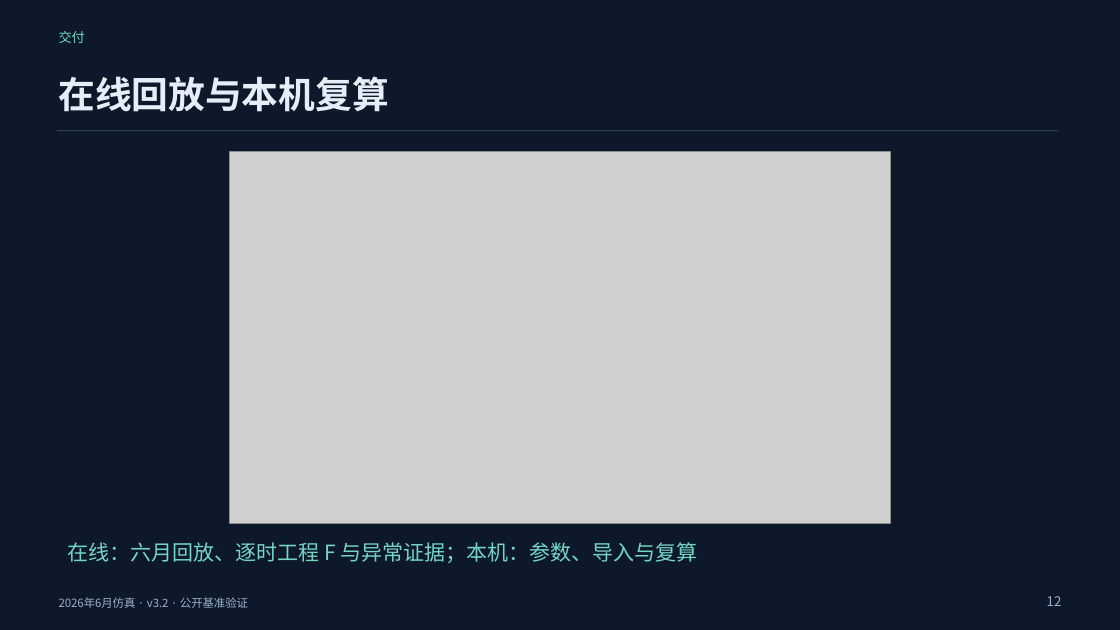
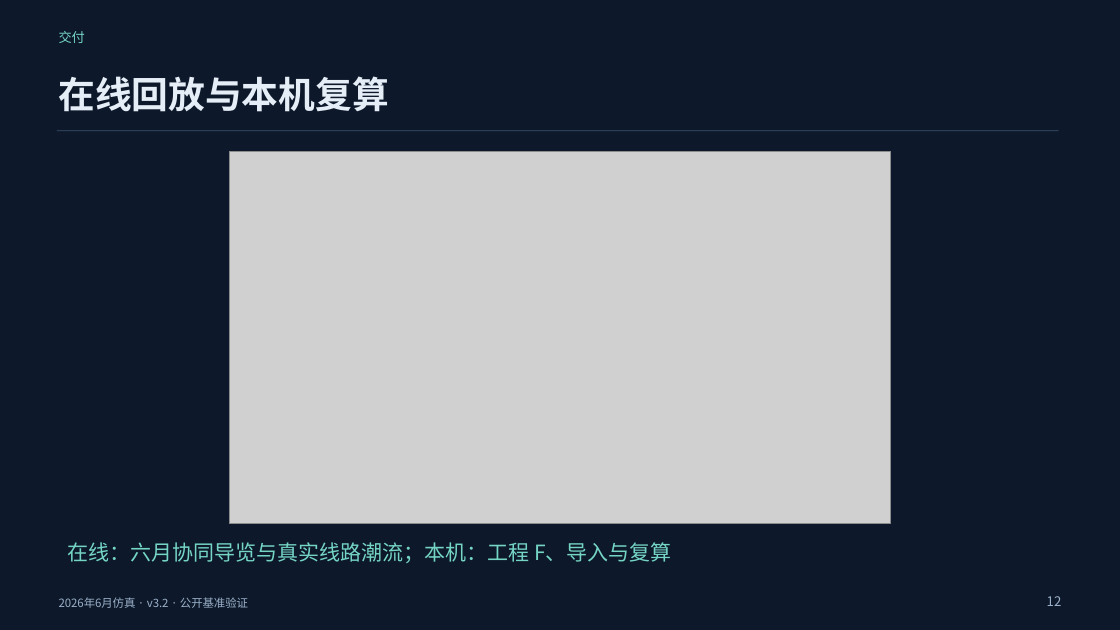
Before and after one commit to jinyh/energy-campus, a slide deck: slide 12 of downloads/energy-campus-v3.2.pptx. Drawn at 1120x630 pixels with LibreOffice and Linux fonts; fonts in the diff are those of the drawing; grey boxes stand for pictures. Boxes give left, top, right and bottom in pixels: in the first picture for what was removed or moved away, otherwise in the second. Text is boxed around its words. In the diff, an @@ line names an element or a change of style, - is before the commit and + after.

```diff
--- a/downloads/energy-campus-v3.2.pptx
+++ b/downloads/energy-campus-v3.2.pptx
@@ text at [67, 542, 672, 563]: text changed @@
-在线：六月回放、逐时工程 F 与异常证据；本机：参数、导入与复算
+在线：六月协同导览与真实线路潮流；本机：工程 F、导入与复算
```
Also in this commit, not shown: 2 other slides changed, 7 other files.
